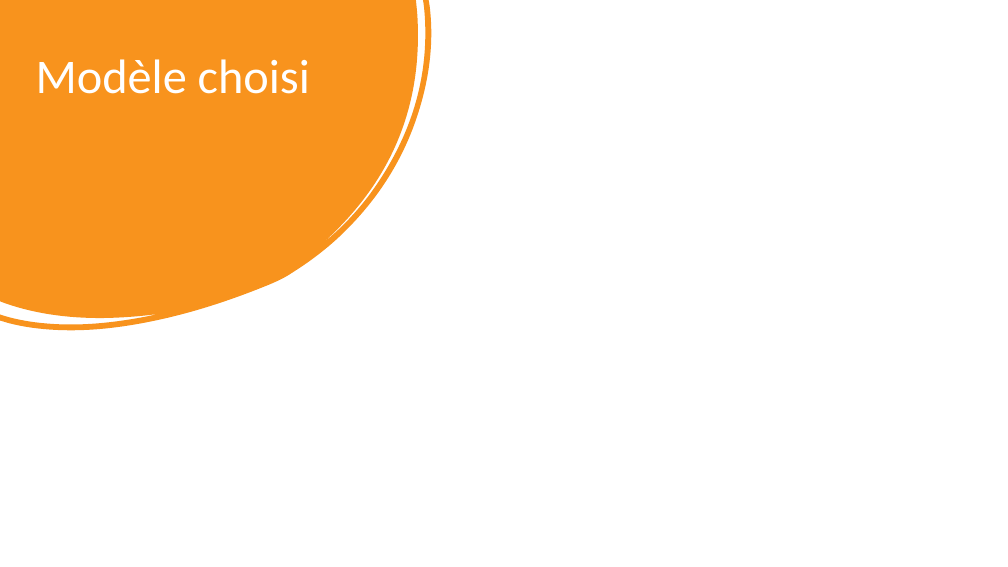
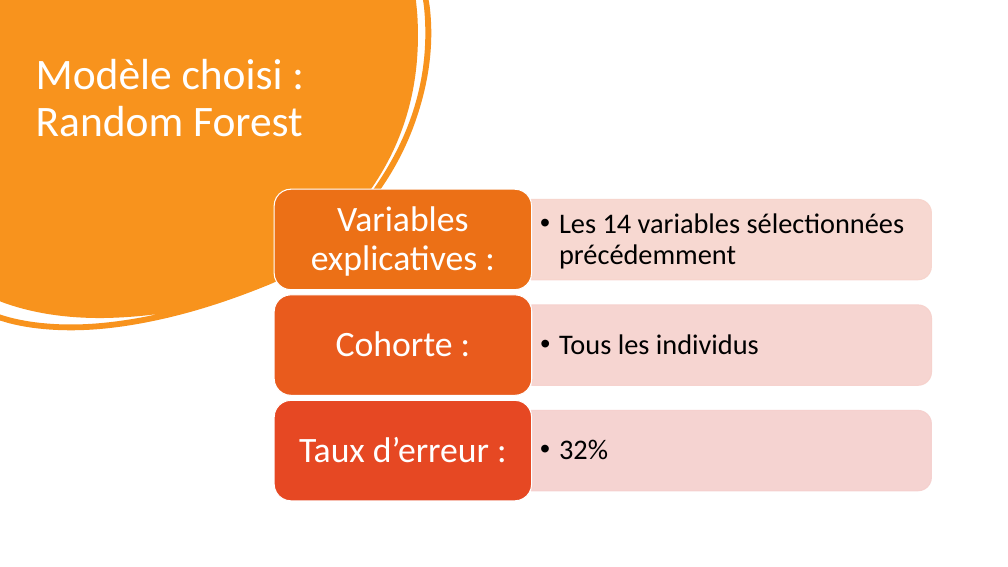
Before and after one commit to valentinecroibien/AccidentsRoutiers, a slide deck: slide 6 of Review4.pptx. Drawn at 1008x567 pixels with LibreOffice and Linux fonts; fonts in the diff are those of the drawing. Boxes give left, top, right and bottom in pixels: in the first picture for what was removed or moved away, otherwise in the second. Text is boxed around its words. In the diff, an @@ line names an element or a change of style, - is before the commit and + after.

```diff
--- a/Review4.pptx
+++ b/Review4.pptx
@@ title at [36,58,303,137]: text changed; size 46 to 41.4 pt @@
-Modèle choisi
+Modèle choisi :
+Random Forest
@@ group added at [274,189,932,501]: 6 texts, 3 round same rects, 3 rounded rectangles @@
+  • Les 14 variables sélectionnées précédemment
+Variables explicatives :
+  • Tous les individus
+Cohorte :
+  • 32%
+Taux d’erreur :
```
Also in this commit, not shown: 4 other slides changed, 1 other file.
